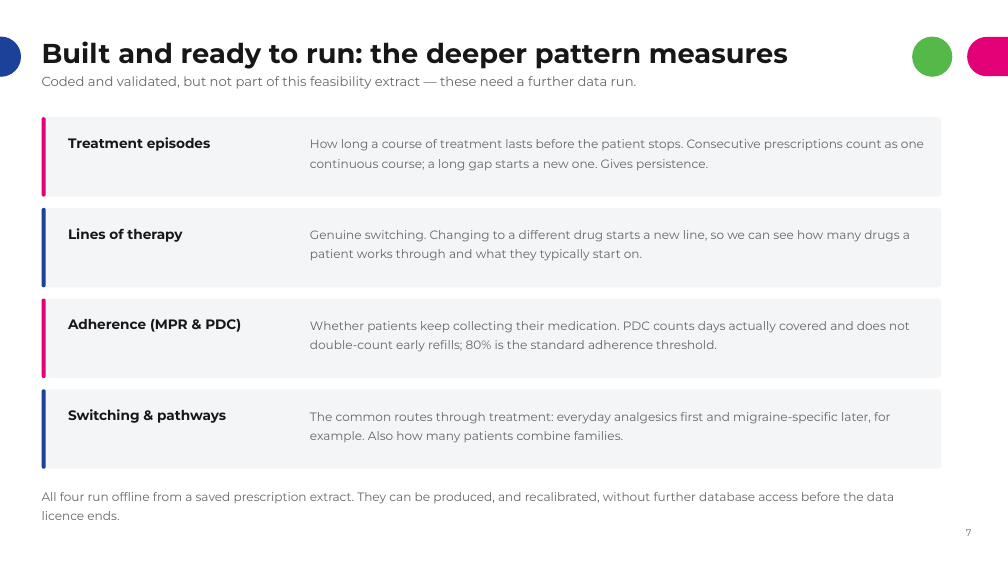
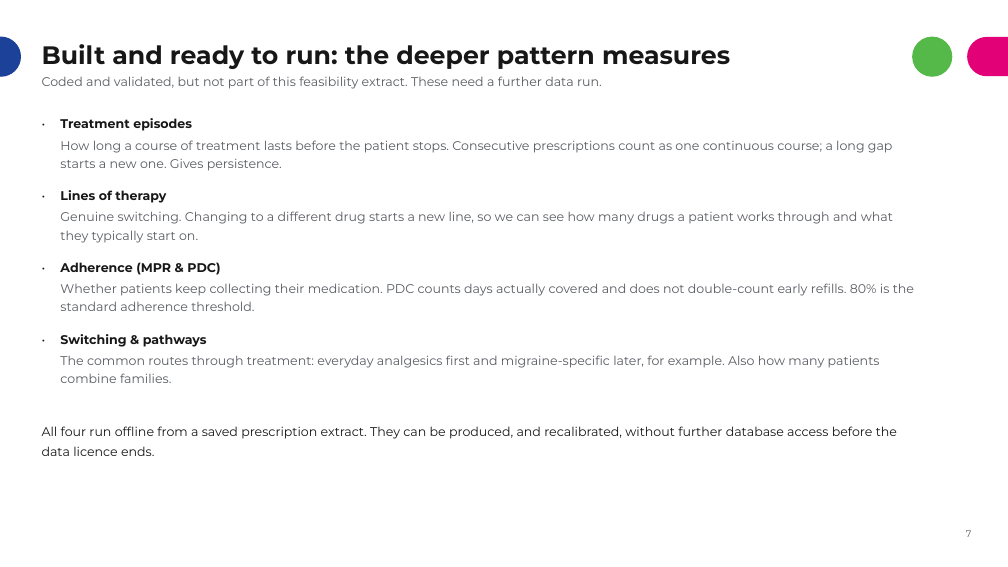
Before and after one commit to rj-irvine/de-migraine, a slide deck: slide 8 of documents/DE_Migraine_Treatment_Patterns_Summary.pptx. Drawn at 1008x567 pixels with LibreOffice and Linux fonts; fonts in the diff are those of the drawing. Boxes give left, top, right and bottom in pixels: in the first picture for what was removed or moved away, otherwise in the second. Text is boxed around its words. In the diff, an @@ line names an element or a change of style, - is before the commit and + after.

Commit message:
format simple

```diff
--- a/documents/DE_Migraine_Treatment_Patterns_Summary.pptx
+++ b/documents/DE_Migraine_Treatment_Patterns_Summary.pptx
@@ title "Built and ready to run: ..." at <box>42,44,730,69</box>: size 26 to 24 pt @@
@@ text at <box>42,76,602,89</box>: text changed; size 12.5 to 12 pt; text colour #63666B to #595C62 @@
-Coded and validated, but not part of this feasibility extract — these need a further data run.
+Coded and validated, but not part of this feasibility extract. These need a further data run.
@@ rounded rectangle removed at <box>42,117,941,197</box> @@
@@ rounded rectangle removed at <box>42,117,46,197</box> @@
@@ text added at <box>42,113,57,136</box>, 12 pt, text #171717 @@
+•
@@ text "Treatment episodes": place and size @@
-text "Treatment episodes" at <box>68,137,211,151</box>
+text "Treatment episodes" at <box>60,118,192,131</box>
@@ text "How long a course of ...": place and size @@
-text "How long a course of ..." at <box>310,139,924,171</box>
+text "How long a course of ..." at <box>60,140,893,171</box>
@@ rounded rectangle removed at <box>42,208,941,287</box> @@
@@ rounded rectangle removed at <box>42,208,46,287</box> @@
@@ text added at <box>42,185,57,208</box>, 12 pt, text #171717 @@
+•
@@ text "Genuine switching. Changing to a ...": place and size @@
-text "Genuine switching. Changing to a ..." at <box>310,230,910,261</box>
+text "Genuine switching. Changing to a ..." at <box>60,211,893,243</box>
@@ text "Lines of therapy": place and size @@
-text "Lines of therapy" at <box>68,228,182,242</box>
+text "Lines of therapy" at <box>60,190,166,203</box>
@@ text added at <box>42,257,57,280</box>, 12 pt, text #171717 @@
+•
@@ text "Adherence (MPR & PDC)": place and size @@
-text "Adherence (MPR & PDC)" at <box>68,319,241,332</box>
+text "Adherence (MPR & PDC)" at <box>60,262,220,275</box>
@@ rounded rectangle removed at <box>42,299,941,378</box> @@
@@ rounded rectangle removed at <box>42,299,46,378</box> @@
@@ text at <box>60,283,914,311</box>: text changed; size 11.5 to 12 pt; text colour #63666B to #595C62 @@
-Whether patients keep collecting their medication. PDC counts days actually covered and does not double-count early refills; 80% is the standard adherence threshold.
+Whether patients keep collecting their medication. PDC counts days actually covered and does not double-count early refills. 80% is the standard adherence threshold.
@@ text added at <box>42,329,57,352</box>, 12 pt, text #171717 @@
+•
@@ size 13 to 12 pt; line spacing 1.15 to 1.2; more space between paragraphs in 4 elements at <box>60,118,192,131</box>, <box>60,190,166,203</box>, <box>60,262,220,275</box>, <box>60,334,207,347</box> @@
@@ text "Switching & pathways": place and size @@
-text "Switching & pathways" at <box>68,409,226,423</box>
+text "Switching & pathways" at <box>60,334,207,347</box>
@@ size 11.5 to 12 pt, text colour #63666B to #595C62; line spacing 1.32 to 1.2; more space between paragraphs in 3 elements at <box>60,140,893,171</box>, <box>60,211,893,243</box>, <box>60,355,880,383</box> @@
@@ text "The common routes through treatment: ...": place and size @@
-text "The common routes through treatment: ..." at <box>310,412,890,443</box>
+text "The common routes through treatment: ..." at <box>60,355,880,383</box>
@@ rounded rectangle removed at <box>42,389,941,469</box> @@
@@ rounded rectangle removed at <box>42,389,46,469</box> @@
@@ text "All four run offline from ...": place and size @@
-text "All four run offline from ..." at <box>42,492,894,520</box>
+text "All four run offline from ..." at <box>42,426,897,456</box>
@@ text "All four run offline from ..." at <box>42,426,897,456</box>: size 11.5 to 12 pt, text colour #63666B to #171717; more space between paragraphs @@
```
Also in this commit, not shown: 8 other slides changed.
